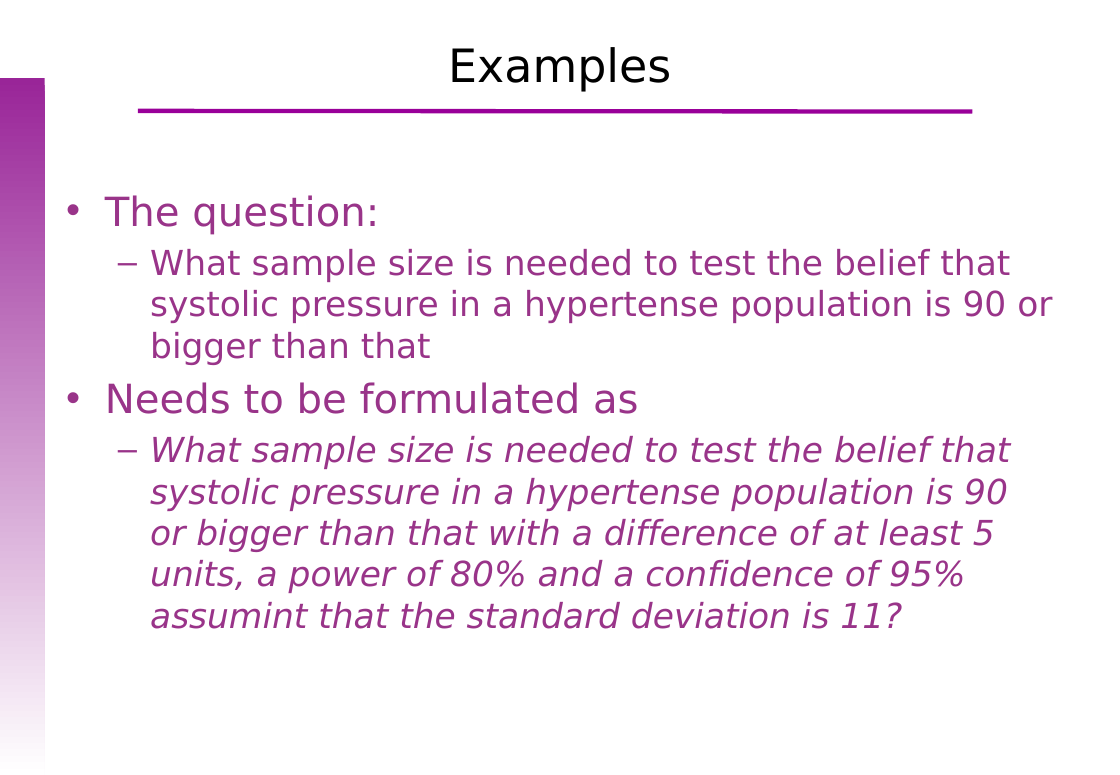
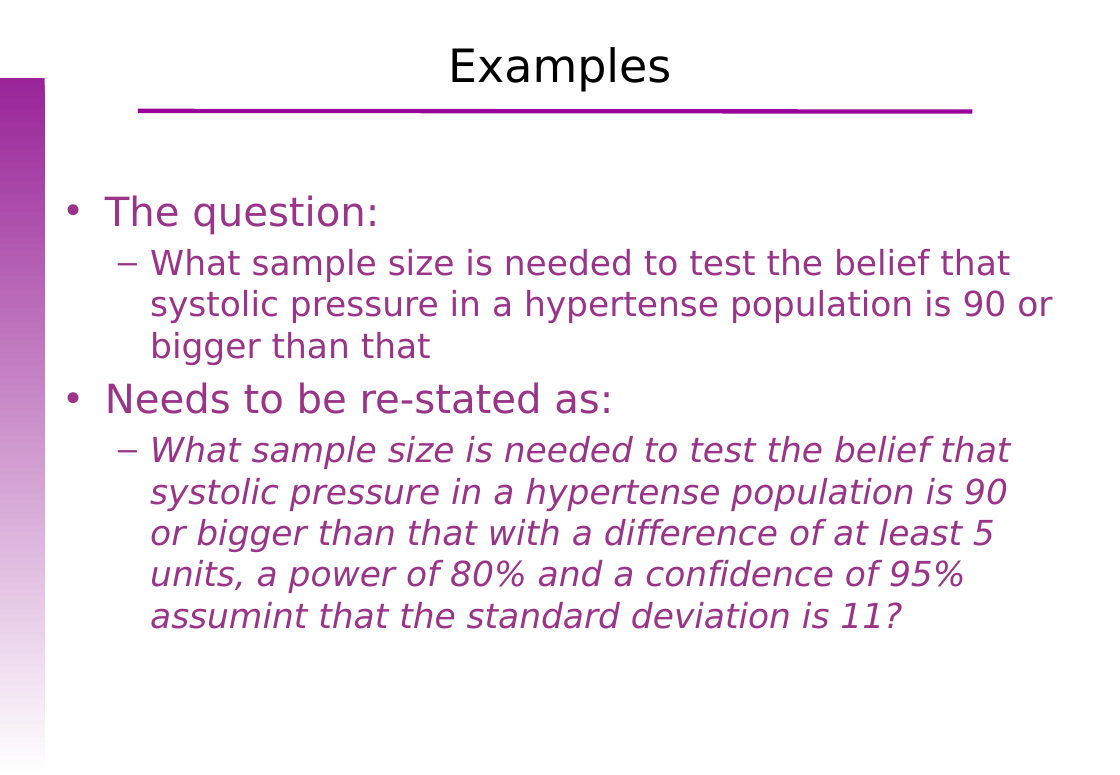
Before and after one commit to uebvhir/Course_Basic_Statistics_2019, a slide deck: slide 22 of Sessio_5/EBB_2018_Session_5_Sample_Size_(1).pptx. Drawn at 1120x775 pixels with LibreOffice and Linux fonts; fonts in the diff are those of the drawing; background and template pictures are left out. Boxes give left, top, right and bottom in pixels: in the first picture for what was removed or moved away, otherwise in the second. Text is boxed around its words. In the diff, an @@ line names an element or a change of style, - is before the commit and + after.

```diff
--- a/Sessio_5/EBB_2018_Session_5_Sample_Size_(1).pptx
+++ b/Sessio_5/EBB_2018_Session_5_Sample_Size_(1).pptx
@@ text at (x1=105, y1=382, x2=613, y2=414): text changed @@
-• Needs to be formulated as
+• Needs to be re-stated as:
```
Also in this commit, not shown: 6 slides added, 1 other file.
